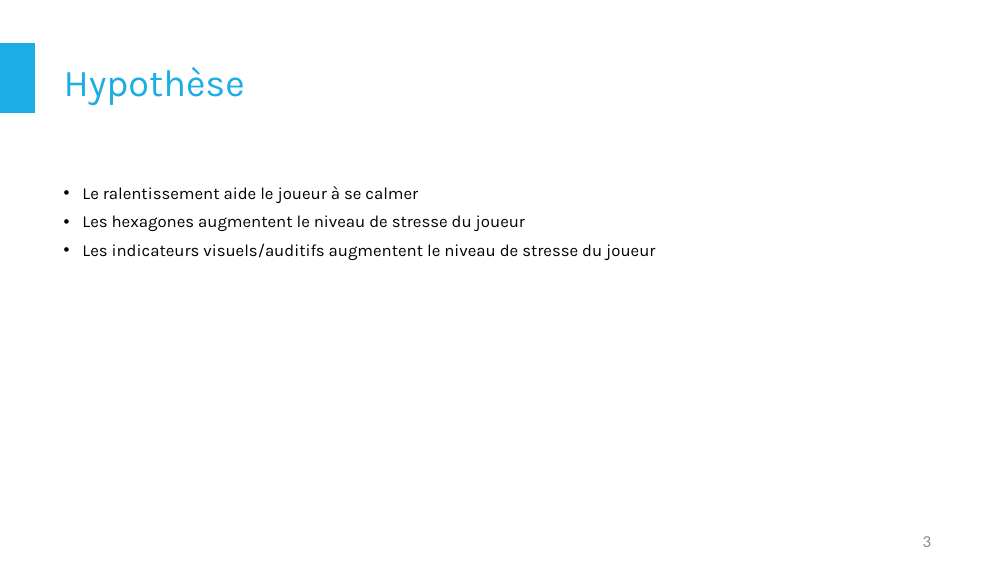
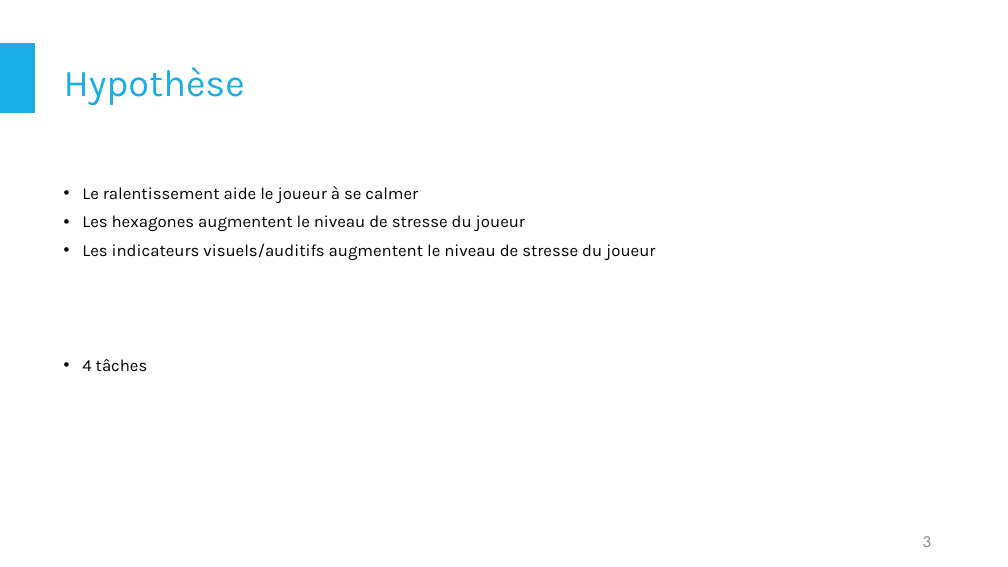
Before and after one commit to LunarX/ProjectTime, a slide deck: slide 3 of Documents/QuentinRivollat&GibranChevalley_Analyse_resultats.pptx. Drawn at 1008x567 pixels with LibreOffice and Linux fonts; fonts in the diff are those of the drawing. Boxes give left, top, right and bottom in pixels: in the first picture for what was removed or moved away, otherwise in the second. Text is boxed around its words. In the diff, an @@ line names an element or a change of style, - is before the commit and + after.

```diff
--- a/Documents/QuentinRivollat&GibranChevalley_Analyse_resultats.pptx
+++ b/Documents/QuentinRivollat&GibranChevalley_Analyse_resultats.pptx
@@ text added at (82,359,148,371), 16 pt, text #000000 @@
+• 4 tâches
```
Also in this commit, not shown: 2 slides added.
